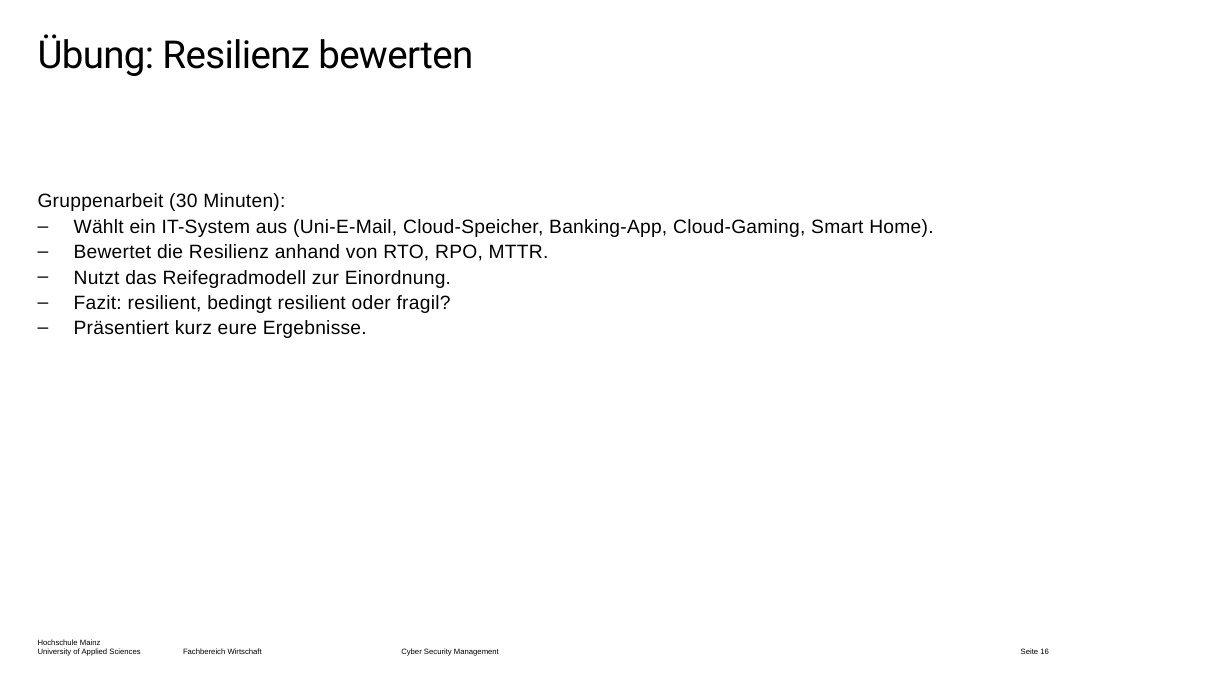
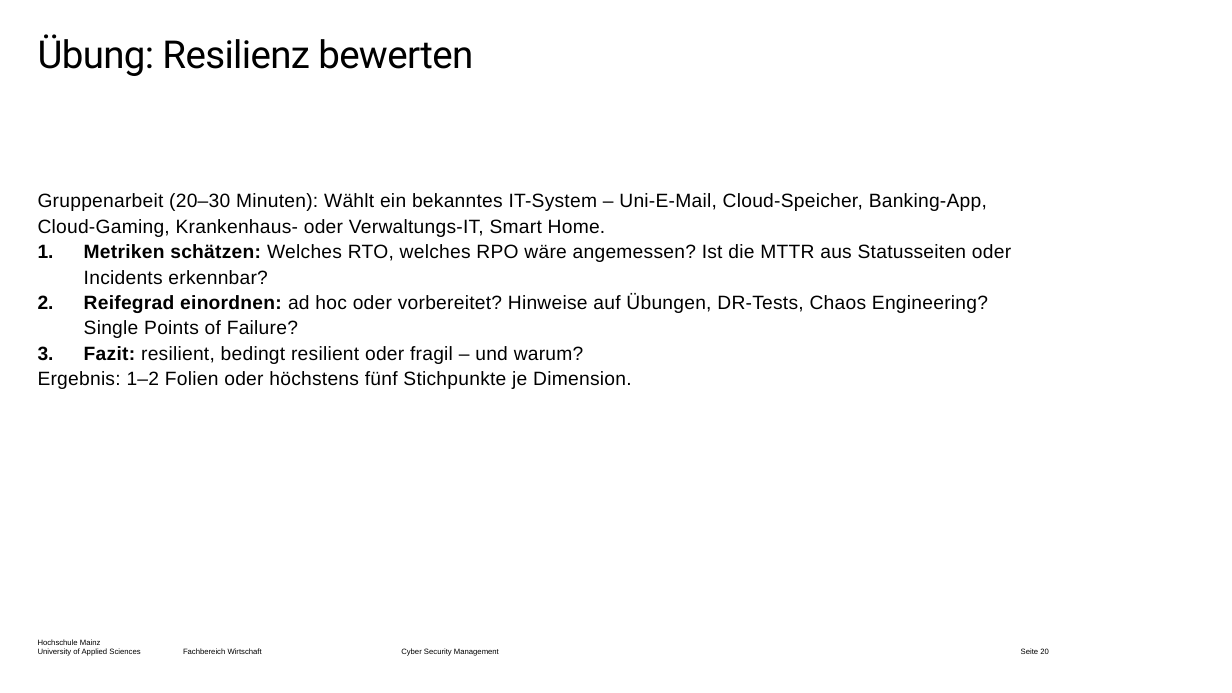
Before and after one commit to dlo-delphi/csm-cyber_resilienz-quarto, a slide deck: slide 20 of Präsentationen/Termin-02/_powerpoint/main.pptx (slide 16 before the commit). Drawn at 1232x693 pixels with LibreOffice and Linux fonts; fonts in the diff are those of the drawing; background and template pictures are left out. Boxes give left, top, right and bottom in pixels: in the first picture for what was removed or moved away, otherwise in the second. Text is boxed around its words. In the diff, an @@ line names an element or a change of style, - is before the commit and + after.

```diff
--- a/Präsentationen/Termin-02/_powerpoint/main.pptx
+++ b/Präsentationen/Termin-02/_powerpoint/main.pptx
@@ text at [38, 193, 1011, 389]: text changed @@
-Gruppenarbeit (30 Minuten):
-– Wählt ein IT-System aus (Uni-E-Mail, Cloud-Speicher, Banking-App, Cloud-Gaming, Smart Home).
-– Bewertet die Resilienz anhand von RTO, RPO, MTTR.
-– Nutzt das Reifegradmodell zur Einordnung.
-– Fazit: resilient, bedingt resilient oder fragil?
-– Präsentiert kurz eure Ergebnisse.
+Gruppenarbeit (20–30 Minuten): Wählt ein bekanntes IT-System – Uni-E-Mail, Cloud-Speicher, Banking-App, Cloud-Gaming, Krankenhaus- oder Verwaltungs-IT, Smart Home.
+1. Metriken schätzen: Welches RTO, welches RPO wäre angemessen? Ist die MTTR aus Statusseiten oder Incidents erkennbar?
+2. Reifegrad einordnen: ad hoc oder vorbereitet? Hinweise auf Übungen, DR-Tests, Chaos Engineering? Single Points of Failure?
+3. Fazit: resilient, bedingt resilient oder fragil – und warum?
+Ergebnis: 1–2 Folien oder höchstens fünf Stichpunkte je Dimension.
@@ page number at [1021, 648, 1049, 654]: text changed @@
-Seite 16
+Seite 20
```
Also in this commit, not shown: 14 other slides changed, 5 slides added, 1 slide removed, 57 other files.
